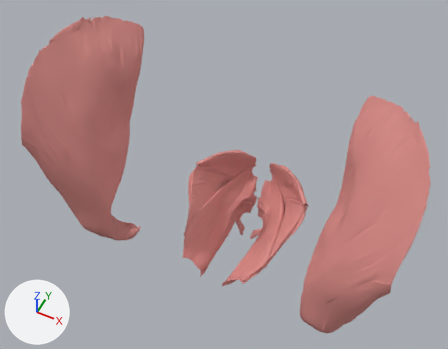
An edit to the glTF model public/models/muscles-bassin.hi.glb, drawn before and after from the same camera.
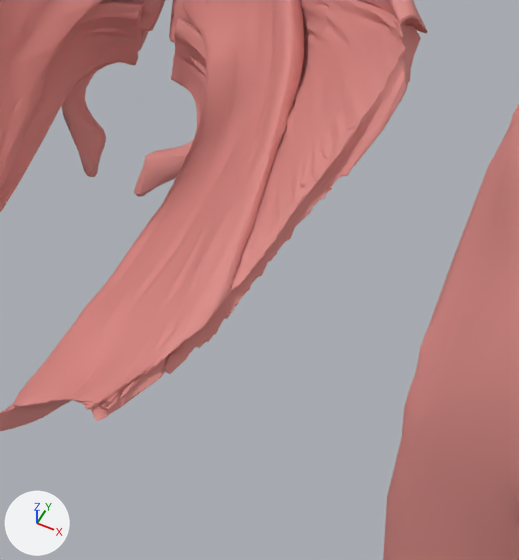
The first picture shows the older version from a camera (50 mm lens) standing at (0.124, -0.328, 1.186) and looking at (-0.009, -0.063, 0.854). The close-ups show the older and then the newer version on the part from 50% to 73% of the width and 57% to 89% of the height of that picture. Only the edits that show in the close-ups are written down. Lighting does not change. The marker at lower left points along +X, +Y and +Z. Where no turn or scale is listed for an object, it has been applied to the vertices.

The older version as bpy lines, for what is in view:
```python
me_fj2543 = bpy.data.meshes.new('FJ2543')
me_fj2543.from_pydata(...)  # 184 vertices, 364 faces; spans x -0.0058..0.0058, y -0.0109..0.0109, z -0.0106..0.0106
me_fj2543.materials.append(mat_0_7_0_26_0_24)  # pink #da8b86
me_fj2550 = bpy.data.meshes.new('FJ2550')
me_fj2550.from_pydata(...)  # 2312 vertices, 4598 faces; spans x -0.0318..0.0318, y -0.045..0.045, z -0.0237..0.0237
me_fj2550.materials.append(mat_0_7_0_26_0_24)  # pink #da8b86
me_fj2551 = bpy.data.meshes.new('FJ2551')
me_fj2551.from_pydata(...)  # 1913 vertices, 3603 faces; spans x -0.0285..0.0285, y -0.0407..0.0407, z -0.0144..0.0144
me_fj2551.materials.append(mat_0_7_0_26_0_24)  # pink #da8b86
ob_fj2543 = bpy.data.objects.new('FJ2543', me_fj2543)
ob_fj2543.location = (0.0091, -0.0278, 0.7643)
ob_fj2550 = bpy.data.objects.new('FJ2550', me_fj2550)
ob_fj2550.location = (-0.0036, -0.0555, 0.7909)
ob_fj2551 = bpy.data.objects.new('FJ2551', me_fj2551)
ob_fj2551.location = (-0.0039, -0.0621, 0.7774)
# also in view: 'FJ2544' at (0.025, -0.052, 0.799); 'FJ2546' at (0.018, -0.062, 0.777); 'FJ2548' at (-0.009, -0.028, 0.764); 'FJ1422M' at (0.1, -0.088, 0.846); 'FJ2542' at (0.026, -0.023, 0.808)
```
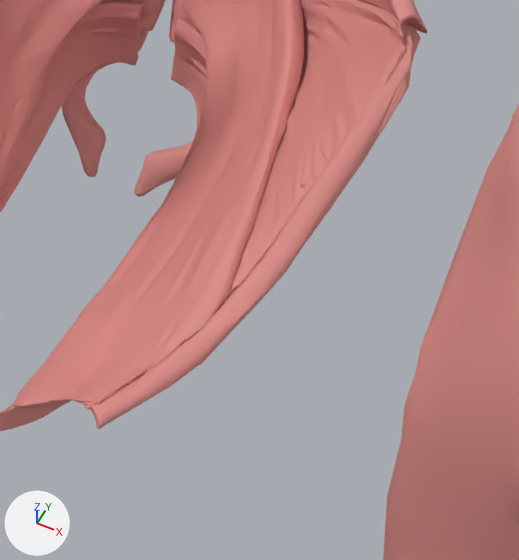
Patch to the scene script:
```diff
--- a/public/models/muscles-bassin.hi.glb.py
+++ b/public/models/muscles-bassin.hi.glb.py
@@ me_fj2552 @@
+me_fj2552.from_pydata(...)  # 357 vertices, 710 faces; spans x -0.0126..0.0126, y -0.033..0.033, z -0.0168..0.0168
+me_fj2552.materials.append(mat_0_7_0_26_0_24)  # pink #da8b86
@@ ob_fj2552 @@
+ob_fj2552 = bpy.data.objects.new('FJ2552', me_fj2552)
+ob_fj2552.location = (0.0365, -0.0694, 0.8035)
```

What differs and where, as boxes (x1, y1, x2, y2) in the close-ups (519 x 560 px):
'FJ2552', added
    after: (91, 30, 413, 429)
